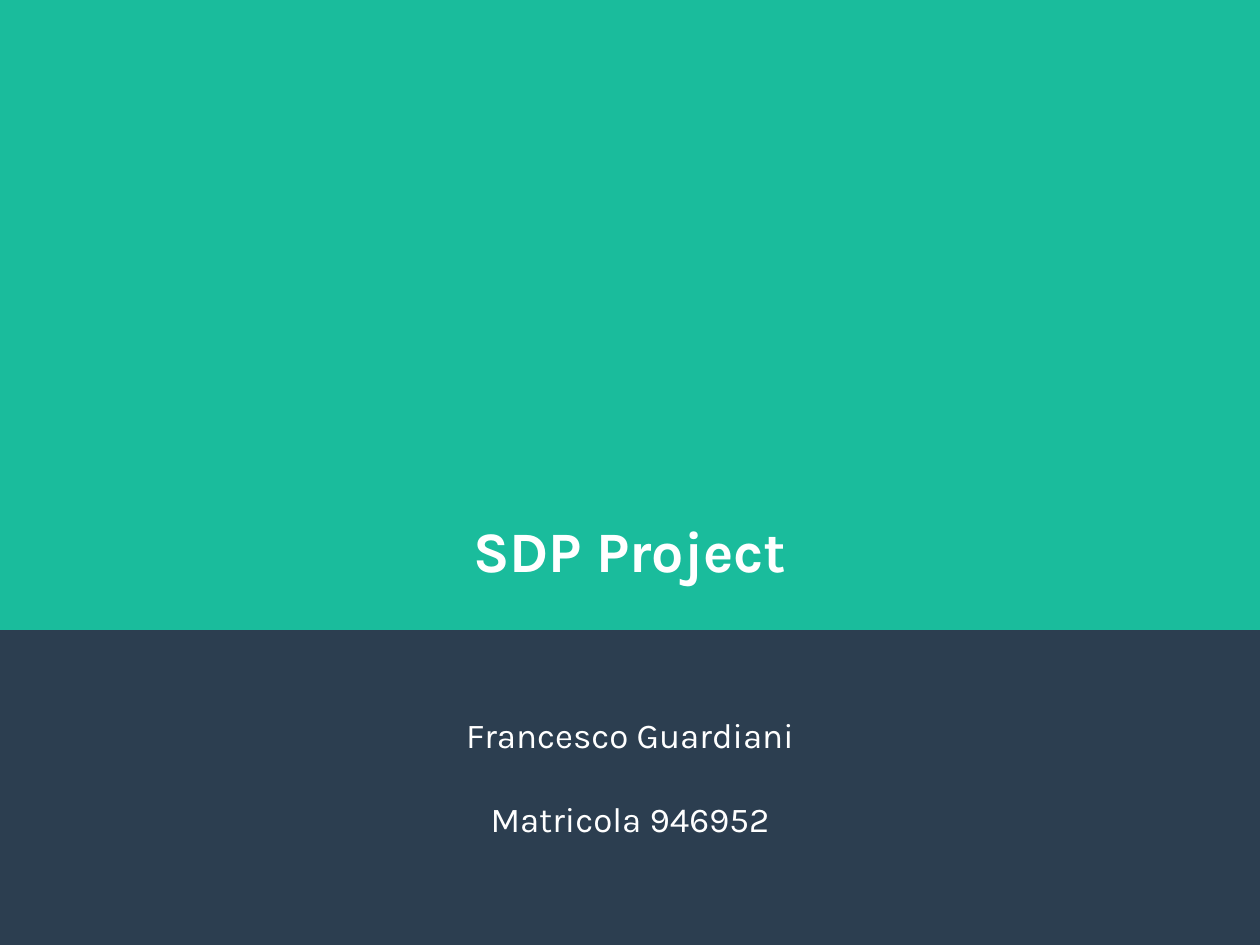
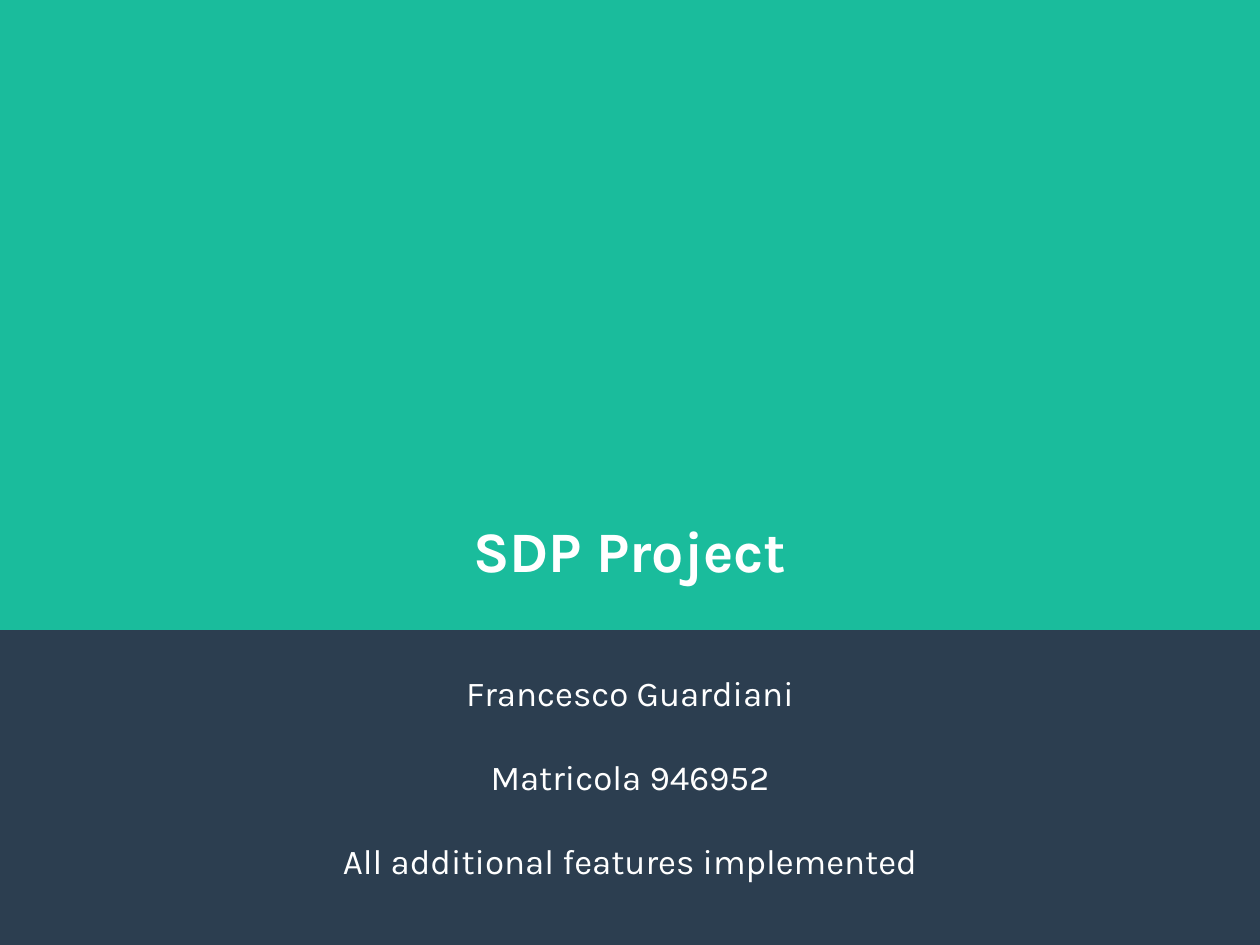
Before and after one commit to slinkydeveloper/sdp-project, a slide deck: slide 1 of slides.odp. Drawn at 1260x945 pixels with LibreOffice and Linux fonts; fonts in the diff are those of the drawing. Boxes give left, top, right and bottom in pixels: in the first picture for what was removed or moved away, otherwise in the second. Text is boxed around its words. In the diff, an @@ line names an element or a change of style, - is before the commit and + after.

```diff
--- a/slides.odp
+++ b/slides.odp
@@ subtitle at (343, 766, 917, 883): text changed @@
-Matricola 946952
+Matricola 946952
+All additional features implemented
```
Also in this commit, not shown: 10 slides added, 1 slide removed, 13 other files.
